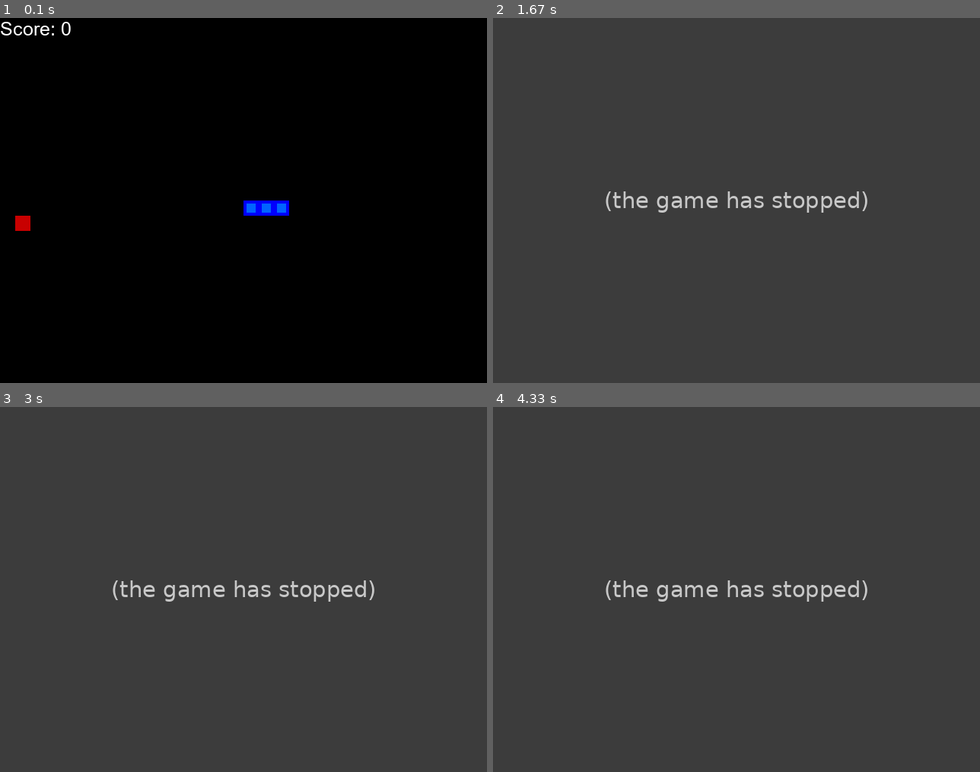
Above: before the commit, frames 1-4 (two rows, left to right).
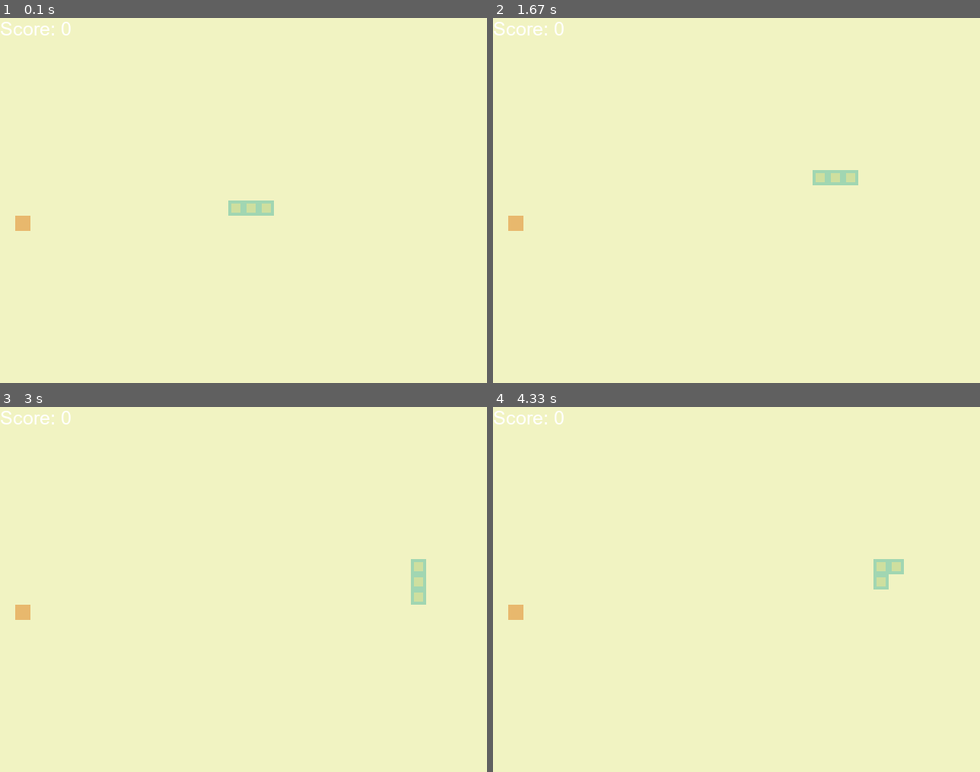
Above: after the commit, the same moments.

Repository: rahimyavuzturan/pygame_snake
Game: pygame game, started from snake_game.py
The game is run twice, just before and just after one commit, with the same random seed, the same clock (stepped at 60 frames per second) and the same inputs.
Inputs:
- Up to frame 1 (0.1 s): no input
- Up to frame 2 (1.67 s): hold Right 0.33-0.8 s; hold Up 0.83-1.3 s; hold Right from 1.33 s (still down)
- Up to frame 3 (3 s): release Right at 1.83 s; hold Down 2.43-2.98 s
- Up to frame 4 (4.33 s): hold Left 3.02-3.57 s; hold Up 3.6-4.15 s; hold Right from 4.18 s (still down)

The runs differ from the first frame. In frame 1, 100% of the frame differs, in the area x 0-100%, y 0-100%; in frame 2, 100%; in frame 3, 100%; in frame 4, 100%.
Before the commit the program exited at 0.75 s; later frames show no game.

Commit message:
changed rgb commands

Diff:
--- a/snake_game.py
+++ b/snake_game.py
@@ -11,13 +11,13 @@
 
 #RGB COLORS
 WHITE = (255,255,255)
-RED = (200,0,0)
-BLACK = (0,0,0)
-BLUE1 = (0,0,255)
-BLUE2 = (0,100,255)
+FOOD = (232, 184, 109)
+BACKGROUND = (241, 243, 194)
+SNAKE_OUTLINE = (161, 214, 178)
+SNAKE_INLINE = (206, 223, 159)
 
 BLOCK_SIZE = 20
-SPEED = 20
+SPEED = 5
 
 class Direction(Enum):
     RIGHT = 1
@@ -38,6 +38,7 @@
 
         #başlangıç durumları
         self.direction = Direction.RIGHT
+        self.old_direction = Direction.RIGHT
 
         self.head = Point(self.w/2 , self.h/2)
         self.snake = [self.head,
@@ -83,6 +84,7 @@
 
     def play_step(self):
         # 1. user input al
+
         for event in pygame.event.get():
             if event.type == pygame.QUIT:
                 pygame.quit()
@@ -124,13 +126,13 @@
         return game_over, self.score
 
     def _update_ui(self):
-        self.display.fill(BLACK)
+        self.display.fill(BACKGROUND)
 
         for pt in self.snake:
-            pygame.draw.rect(self.display,BLUE1, pygame.Rect(pt.x,pt.y,BLOCK_SIZE,BLOCK_SIZE)) # 20 ye 20 rectangle
-            pygame.draw.rect(self.display,BLUE2, pygame.Rect(pt.x+4,pt.y+4,12,12)) # x+4 konumundan 12 ye 12 rectanngle
+            pygame.draw.rect(self.display,SNAKE_OUTLINE, pygame.Rect(pt.x,pt.y,BLOCK_SIZE,BLOCK_SIZE)) # 20 ye 20 rectangle
+            pygame.draw.rect(self.display,SNAKE_INLINE, pygame.Rect(pt.x+4,pt.y+4,12,12)) # x+4 konumundan 12 ye 12 rectanngle
 
-        pygame.draw.rect(self.display,RED,pygame.Rect(self.food.x,self.food.y,BLOCK_SIZE,BLOCK_SIZE))
+        pygame.draw.rect(self.display,FOOD,pygame.Rect(self.food.x,self.food.y,BLOCK_SIZE,BLOCK_SIZE))
 
         text = font.render("Score: " + str(self.score),True,WHITE)
         self.display.blit(text, [0,0])
